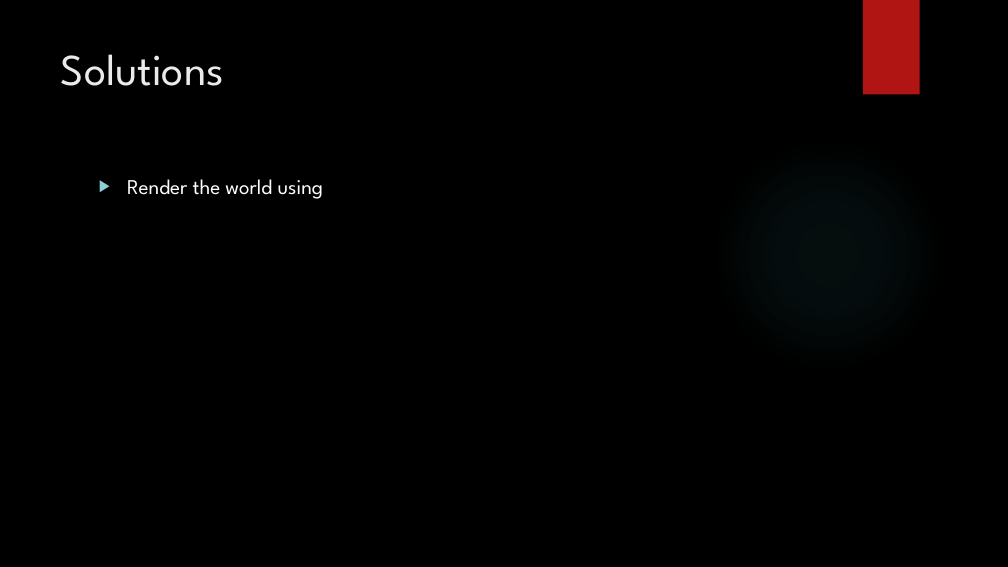
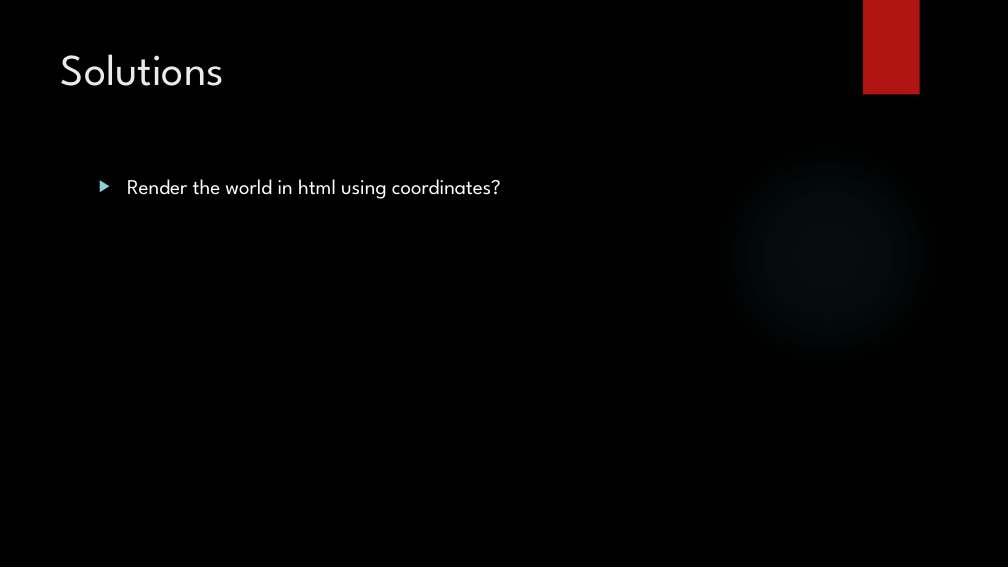
Before and after one commit to jaminologist/GopherLife, a slide deck: slide 21 of GopherLife.pptx. Drawn at 1008x567 pixels with LibreOffice and Linux fonts; fonts in the diff are those of the drawing; background and template pictures are left out. Boxes give left, top, right and bottom in pixels: in the first picture for what was removed or moved away, otherwise in the second. Text is boxed around its words. In the diff, an @@ line names an element or a change of style, - is before the commit and + after.

```diff
--- a/GopherLife.pptx
+++ b/GopherLife.pptx
@@ text at [127, 179, 501, 199]: text changed @@
-▶ Render the world using
+▶ Render the world in html using coordinates?
```
Also in this commit, not shown: 14 other slides changed, 17 slides added, 15 slides removed, 8 other files.
